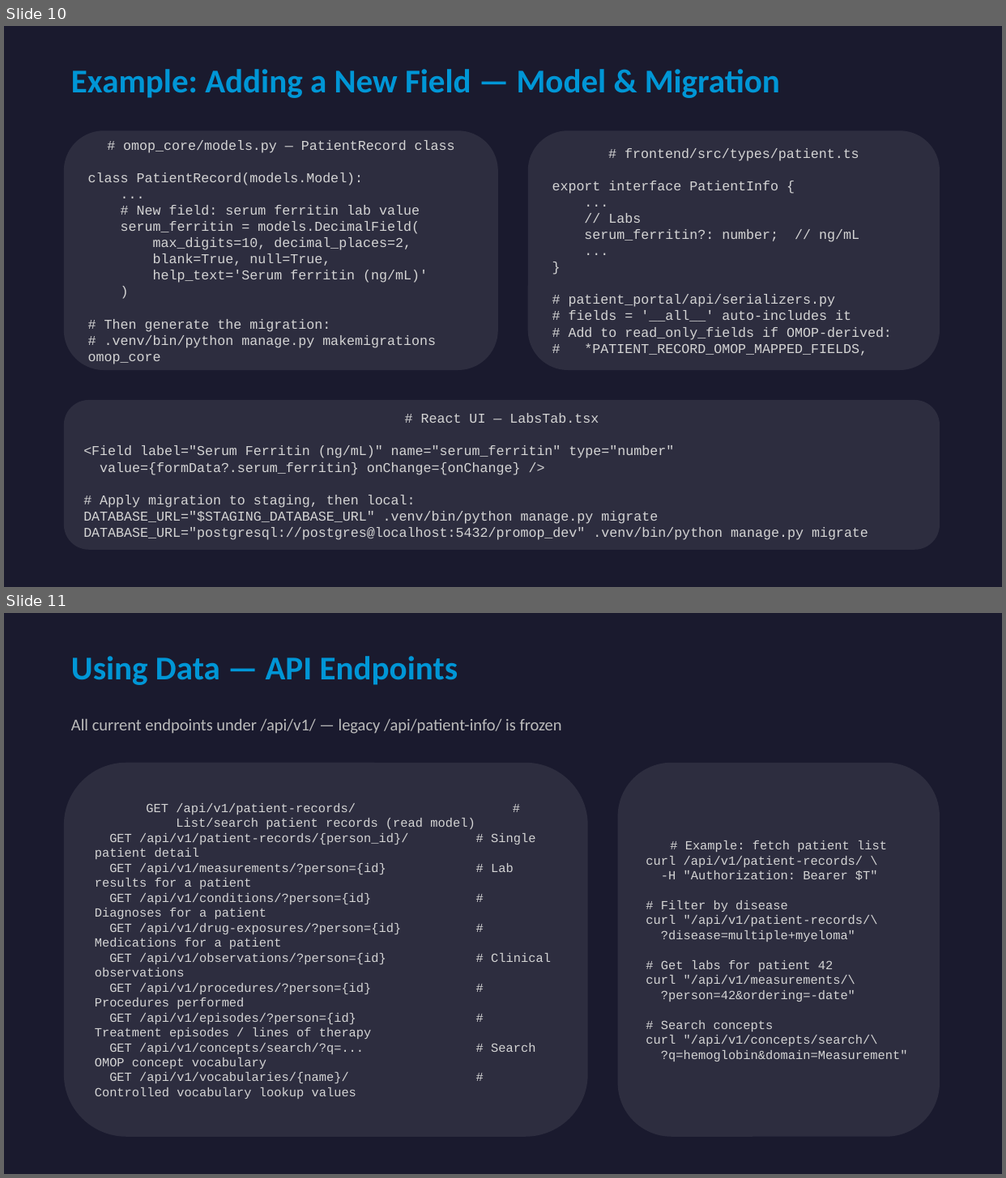
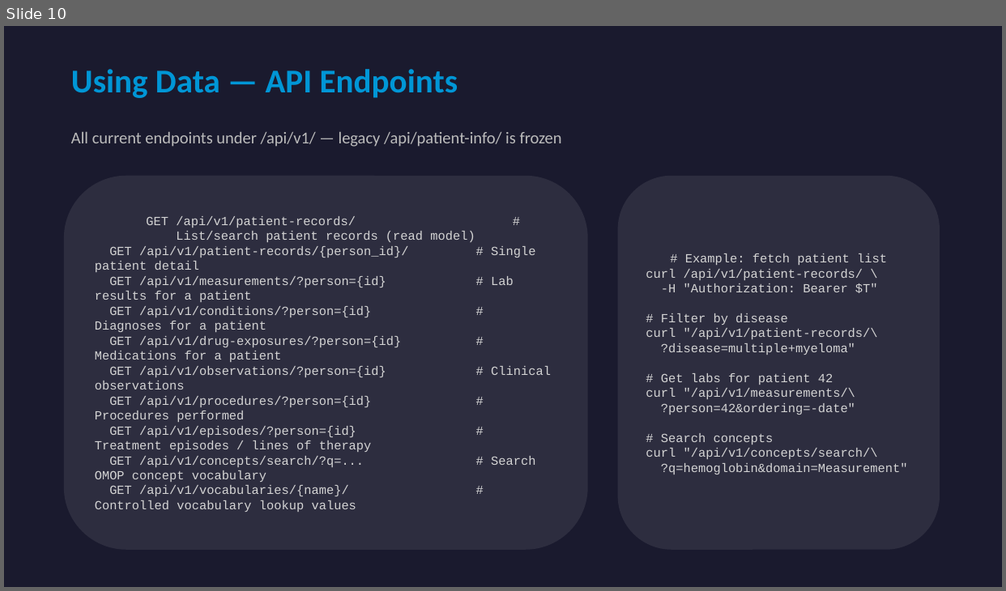
Before and after one commit to healthkey-ai/promop, a slide deck: PRomop_Developer_Guide.pptx. Shown one above the other, each under a label of ours: slides 10 and 11 before the commit, slide 10 after it. The pictures are 1006x1178 and 1006x591 pixels, drawn with LibreOffice and Linux fonts; fonts in the diff are those of the drawing. Boxes give left, top, right and bottom in pixels: in the first picture for what was removed or moved away, otherwise in the second. Text is boxed around its words. In the diff, an @@ line names an element or a change of style, - is before the commit and + after.

```diff
--- a/PRomop_Developer_Guide.pptx
+++ b/PRomop_Developer_Guide.pptx
@@ slide 10 removed at (4, 26, 1002, 587), background #FFFFFF @@
@@ text removed at (71, 69, 780, 98) @@
-Example: Adding a New Field — Model & Migration
@@ rounded rectangle removed at (64, 130, 498, 370) @@
-# omop_core/models.py — PatientRecord class
-class PatientRecord(models.Model):
-...
-# New field: serum ferritin lab value
-serum_ferritin = models.DecimalField(
-max_digits=10, decimal_places=2,
-blank=True, null=True,
-help_text='Serum ferritin (ng/mL)'
-)
-# Then generate the migration:
-# .venv/bin/python manage.py makemigrations omop_core
@@ rounded rectangle removed at (528, 130, 940, 370) @@
-# frontend/src/types/patient.ts
-export interface PatientInfo {
-...
-// Labs
-serum_ferritin?: number; // ng/mL
-...
-}
-# patient_portal/api/serializers.py
-# fields = '__all__' auto-includes it
-# Add to read_only_fields if OMOP-derived:
-# *PATIENT_RECORD_OMOP_MAPPED_FIELDS,
@@ rounded rectangle removed at (64, 400, 940, 550) @@
-# React UI — LabsTab.tsx
-<Field label="Serum Ferritin (ng/mL)" name="serum_ferritin" type="number"
-value={formData?.serum_ferritin} onChange={onChange} />
-# Apply migration to staging, then local:
-DATABASE_URL="$STAGING_DATABASE_URL" .venv/bin/python manage.py migrate
-DATABASE_URL="postgresql://postgres@localhost:5432/promop_dev" .venv/bin/python manage.py migrate
@@ what was slide 11 is now slide 10 @@
```
Also in this commit, not shown: 1 slide added, 1 other slide removed, 2 other files.
